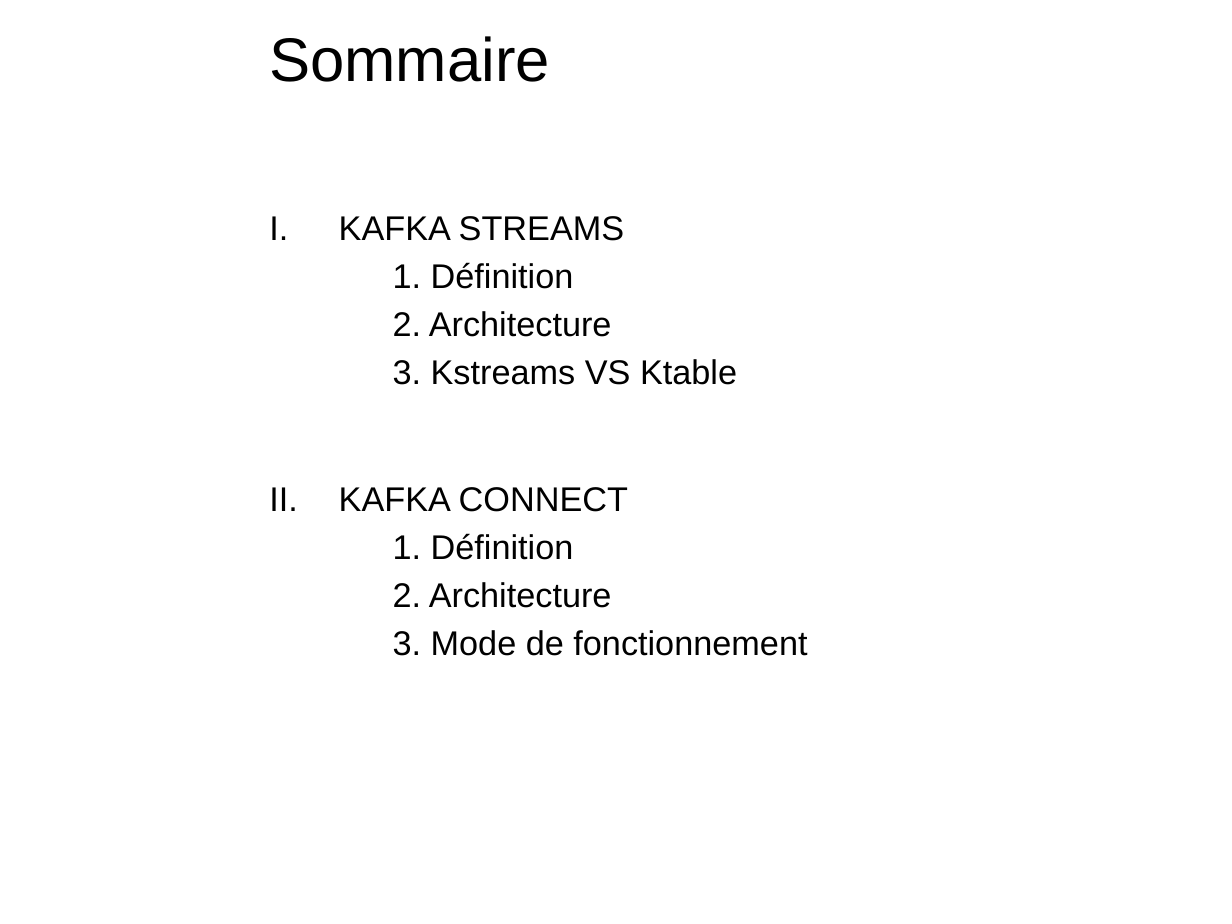
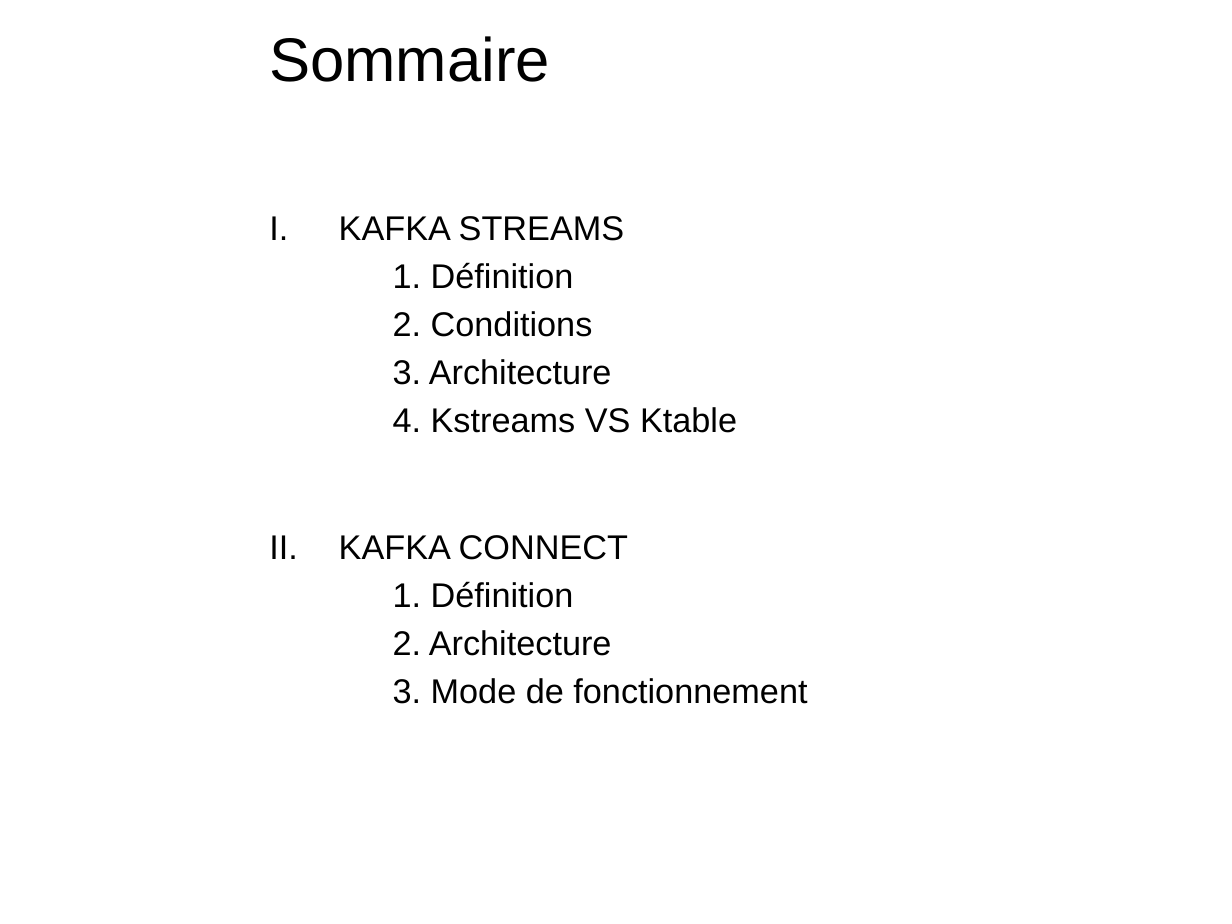
Before and after one commit to ssebih/htc-sse, a slide deck: slide 2 of cours/25_kafka/kafka_connect_streams.pptx. Drawn at 1232x924 pixels with LibreOffice and Linux fonts; fonts in the diff are those of the drawing; background and template pictures are left out. Boxes give left, top, right and bottom in pixels: in the first picture for what was removed or moved away, otherwise in the second. Text is boxed around its words. In the diff, an @@ line names an element or a change of style, - is before the commit and + after.

```diff
--- a/cours/25_kafka/kafka_connect_streams.pptx
+++ b/cours/25_kafka/kafka_connect_streams.pptx
@@ text at box(393, 311, 737, 433): text changed @@
-2. Architecture
-3. Kstreams VS Ktable
+2. Conditions
+3. Architecture
+4. Kstreams VS Ktable
```
Also in this commit, not shown: 2 other slides changed, 2 slides added, 1 slide removed, 59 other files.
